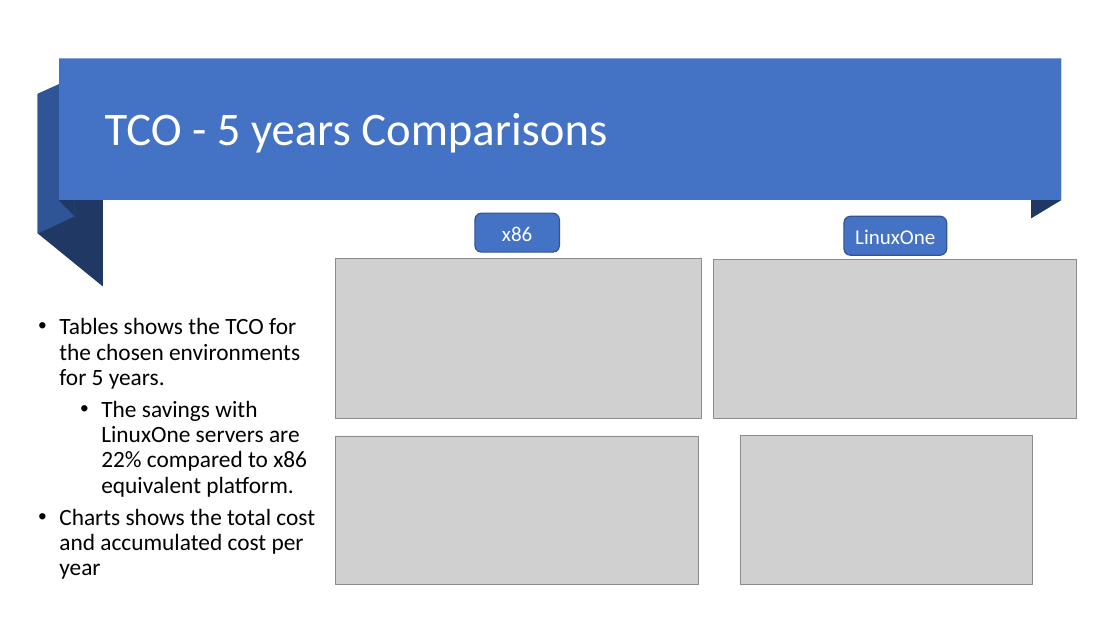
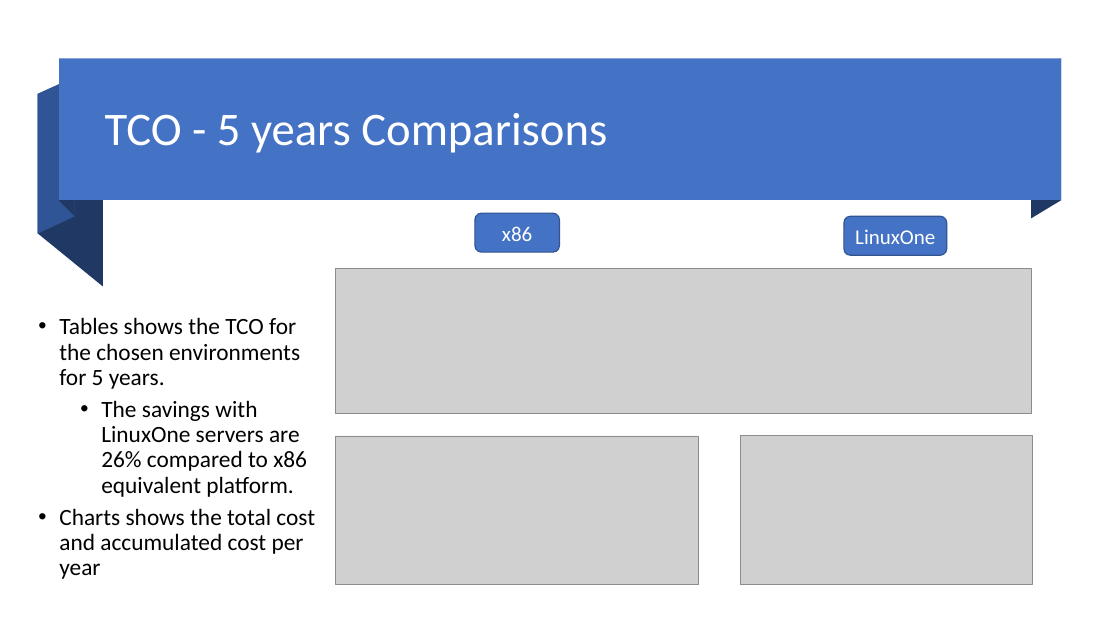
Before and after one commit to redjack96/TCO-Assessment, a slide deck: slide 7 of Rossi_GL_TCO_Pres_2021.pptx. Drawn at 1120x630 pixels with LibreOffice and Linux fonts; fonts in the diff are those of the drawing; grey boxes stand for pictures. Boxes give left, top, right and bottom in pixels: in the first picture for what was removed or moved away, otherwise in the second. Text is boxed around its words. In the diff, an @@ line names an element or a change of style, - is before the commit and + after.

```diff
--- a/Rossi_GL_TCO_Pres_2021.pptx
+++ b/Rossi_GL_TCO_Pres_2021.pptx
@@ picture removed at box(335, 259, 702, 419) @@
@@ picture added at box(335, 268, 1031, 413) @@
@@ picture removed at box(714, 260, 1077, 418) @@
@@ text at box(101, 400, 307, 497): text changed @@
-  • The savings with LinuxOne servers are 22% compared to x86 equivalent platform.
+  • The savings with LinuxOne servers are 26% compared to x86 equivalent platform.
```
Also in this commit, not shown: 3 other slides changed, 1 other file.
